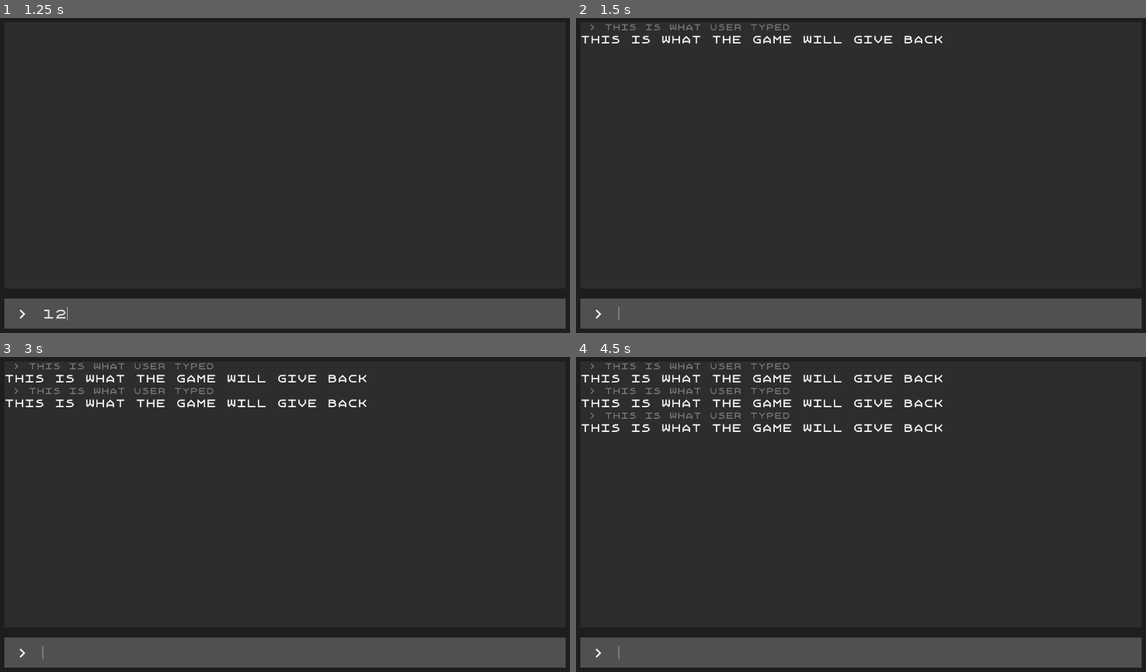
Above: before the commit, frames 1-4 (two rows, left to right).
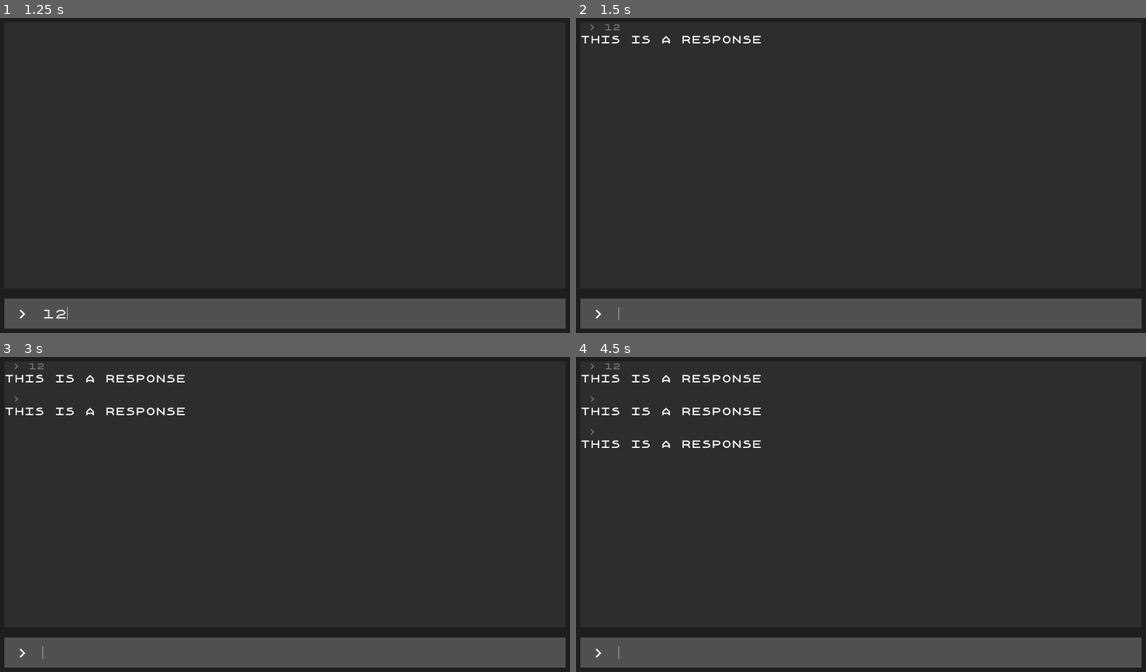
Above: after the commit, the same moments.

Repository: onionbulbperception/text_adventure_by_tutorial
Game: Godot game, scene res://scenes/game.tscn
Two runs of this game, one before a commit and one after it. Both use one fixed random seed, a clock stepped at 60 frames per second and the inputs below.
Inputs (mouse positions are in pixels of both pictures, inside the frame that each line leads up to):
- Up to frame 1 (1.25 s): click (302, 314) at 0.52 s; type "12" at 0.6 s
- Up to frame 2 (1.5 s): tap Enter at 1.25 s
- Up to frame 3 (3 s): tap Space at 2 s; tap Enter at 2.75 s
- Up to frame 4 (4.5 s): tap Space at 3.5 s; tap Enter at 4.25 s

Frame 1 is identical in both runs. In frame 2, 0.7% of the frame differs, in the area x 5-65%, y 2-9%; in frame 3, 1.9%; in frame 4, 3.1%, in the area x 0-65%, y 2-29%.

Commit message:
finished tutorial's part 4

Diff:
--- a/scenes/game.tscn
+++ b/scenes/game.tscn
@@ -51,12 +51,13 @@
 size_flags_vertical = 3
 theme_override_styles/panel = SubResource("StyleBoxFlat_v4cue")
 
-[node name="ScrollContainer" type="ScrollContainer" parent="Background/MarginContainer/Rows/GameInfo"]
+[node name="Scroll" type="ScrollContainer" parent="Background/MarginContainer/Rows/GameInfo"]
 layout_mode = 2
 horizontal_scroll_mode = 0
 
-[node name="HistoryRows" type="VBoxContainer" parent="Background/MarginContainer/Rows/GameInfo/ScrollContainer"]
+[node name="HistoryRows" type="VBoxContainer" parent="Background/MarginContainer/Rows/GameInfo/Scroll"]
 layout_mode = 2
+theme_override_constants/separation = 20
 
 [node name="InputArea" type="PanelContainer" parent="Background/MarginContainer/Rows"]
 custom_minimum_size = Vector2(0, 60)
--- a/scenes/input_response.tscn
+++ b/scenes/input_response.tscn
@@ -1,8 +1,10 @@
-[gd_scene load_steps=2 format=3 uid="uid://bx37kddntghtv"]
+[gd_scene load_steps=3 format=3 uid="uid://bx37kddntghtv"]
 
 [ext_resource type="FontFile" uid="uid://2c4lklsj37yx" path="res://fonts/Xanmono.ttf" id="1_1vpsu"]
+[ext_resource type="Script" path="res://scripts/input_response.gd" id="1_13d7v"]
 
 [node name="InputResponse" type="VBoxContainer"]
+script = ExtResource("1_13d7v")
 
 [node name="InputHistory" type="Label" parent="."]
 layout_mode = 2
--- a/scripts/game.gd
+++ b/scripts/game.gd
@@ -4,12 +4,29 @@
 const InputResponse = preload("res://scenes/input_response.tscn")
 
 
-@onready var history_rows = $Background/MarginContainer/Rows/GameInfo/ScrollContainer/HistoryRows
+var max_scroll_length := 0
 
 
-func _on_input_text_submitted(_new_text: String) -> void:
+@onready var history_rows = $Background/MarginContainer/Rows/GameInfo/Scroll/HistoryRows
+@onready var scroll = $Background/MarginContainer/Rows/GameInfo/Scroll
+@onready var scrollbar = scroll.get_v_scroll_bar()
+
+
+func _ready() -> void:
+	scrollbar.connect("changed", handle_scrollbar_changed)
+	max_scroll_length = scrollbar.max_value
+
+
+func handle_scrollbar_changed():
+	if max_scroll_length != scrollbar.max_value:
+		max_scroll_length = scrollbar.max_value
+		scroll.scroll_vertical = max_scroll_length
+
+
+func _on_input_text_submitted(new_text: String) -> void:
 	# Create instance of history rows and add a node to it as a child
 	# Godot 3.x, the PackedScene class had an instance()
 	# Godot 4.x, the method name is now instantiate()
 	var input_responce = InputResponse.instantiate()
+	input_responce.set_text(new_text, "This is a response")
 	history_rows.add_child(input_responce)
--- /dev/null
+++ b/scripts/input_response.gd
@@ -0,0 +1,6 @@
+extends VBoxContainer
+
+
+func set_text(input: String, response: String):
+	$InputHistory.text = " > " + input
+	$Response.text = response
